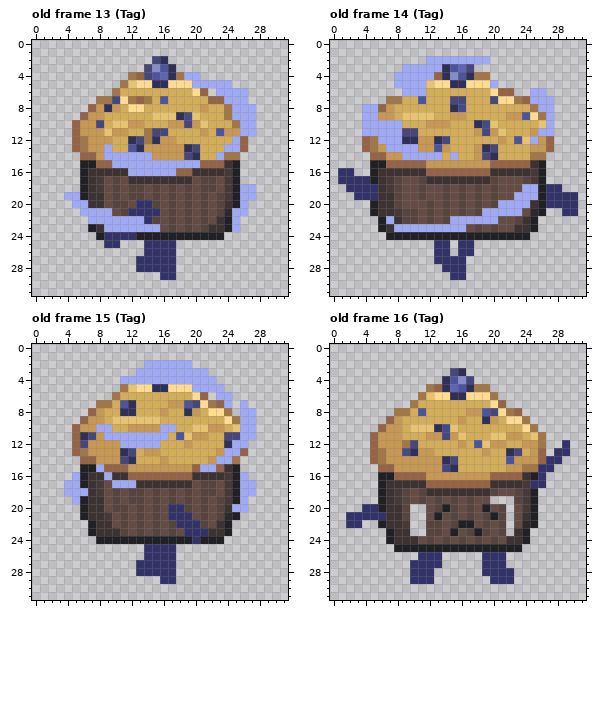
Pixel-art file -- Assets/Entities/Enemy/Mufflin/BlueberryMufflin.aseprite. This is how it looked before the edit.
32x32 pixels, 16 frames. Colours within 5 levels of each other are drawn and written as one. Shown: old frame 13 (Tag), old frame 14 (Tag), old frame 15 (Tag), old frame 16 (Tag). The commit also changed other frames, which this record leaves out.
After the commit:
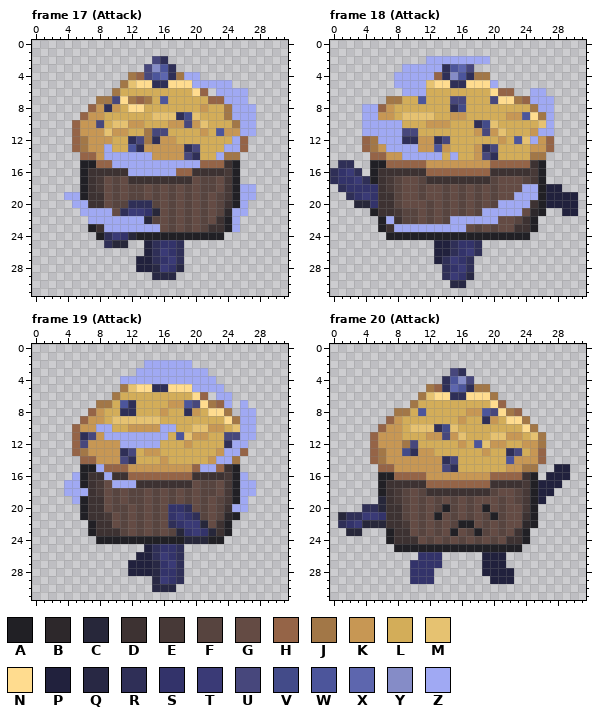
Palette (. is transparent): A #212025  B #2d282b  C #27273a  D #3d3232  E #473937  F #57443f  G #644b44  H #956447  J #a27747  K #c79754  L #d3ad59  M #e6c271  N #ffdc8f  P #21213d  Q #282844  R #2f2f57  S #33336a  T #3a3a76  U #47477c  V #434b89  W #4c559b  X #5d66ae  Y #858cc7  Z #a0a9f3
The exact change:
frames 16 -> 23
Changed rows in their new state; - is an unchanged pixel.
Frame 17 (Attack) against old frame 13 (Tag), layer "limbs":
first column x 9:
20 ---RRR----
21 --RTT-C---
22 -----C----
24 RT-C------
25 RCC--PR--R
26 -----PRT-R
27 ----PPR-TR
28 ----PPQT-Q
29 ------QQQ-
Frame 18 (Attack) against old frame 14 (Tag), layer "limbs":
first column x 0:
15 -RR----------------------------
16 R-TR---------------------------
17 R--TR--------------------------
18 -R-------------------------PP--
19 --R-T----------------------PPPP
20 ---CCS---------------------PPPP
21 -----------------------------PP
first column x 13:
25 PPR--R
26 PPR-TR
27 PRT-R-
28 -R-TR-
29 -RT-Q-
30 --QQ--
Frame 19 (Attack) against old frame 15 (Tag), layer "limbs":
first column x 12:
20 -------R---
21 ------T-R--
22 -----R-TTC-
23 ------C-T-C
24 -------CCC-
25 --PR--R----
26 -PPRT-R----
27 PPPQ-TR----
28 PPPQ--R----
29 ---QT-R----
30 ---QQQ-----
Frame 20 (Attack) against old frame 16 (Tag), layers "limbs", "Layer 1":
first column x 1:
12 ----------------------------.
13 ---------------------------..
14 --------------------------..-
15 -------------------------..PP
16 -------------------------.PPP
17 ------------------------APPP-
18 -------------------------PP--
19 -----C-------------GFG---P---
20 ---RRC---GF----------G-------
21 CRRTT----GF----------G-------
22 R-TCCC---GFG---------G-------
23 -CC------GFG---------G-------
26 ------------------PPP--------
27 ------------------PPP--------
28 ------------------PPPP-------
29 -------------------PPP-------
Pixel boxes of the changes (left, top, right, bottom) in both pictures:
changed: (104, 200, 184, 280)
changed: (330, 160, 378, 208)
changed: (546, 184, 578, 216)
changed: (434, 240, 482, 288)
changed: (128, 504, 216, 592)
changed: (482, 440, 570, 584)
changed: (338, 496, 434, 536)
